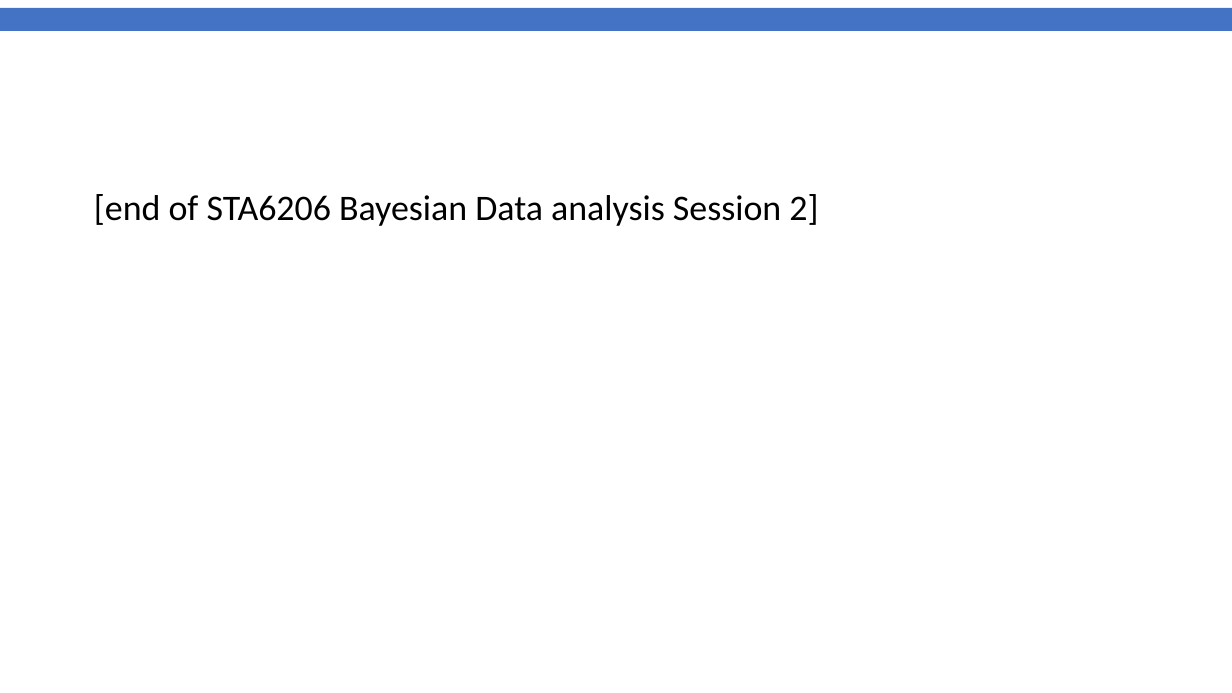
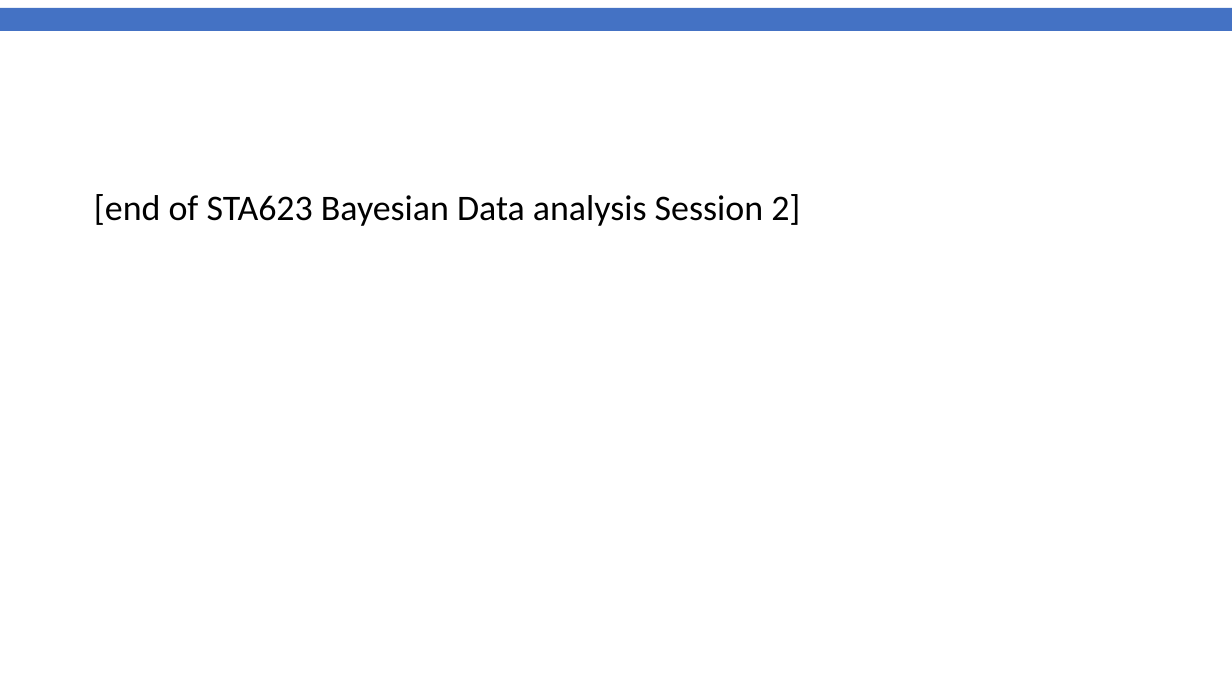
Before and after one commit to gitMarcH/UNIMA_STA623, a slide deck: slide 79 of Chanco_STA623_BDA_2022_Henrion_Session2.pptx (slide 83 before the commit). Drawn at 1232x693 pixels with LibreOffice and Linux fonts; fonts in the diff are those of the drawing; background and template pictures are left out. Boxes give left, top, right and bottom in pixels: in the first picture for what was removed or moved away, otherwise in the second. Text is boxed around its words. In the diff, an @@ line names an element or a change of style, - is before the commit and + after.

Commit message:
Sessions 1 & 2 update

```diff
--- a/Chanco_STA623_BDA_2022_Henrion_Session2.pptx
+++ b/Chanco_STA623_BDA_2022_Henrion_Session2.pptx
@@ text at box(94, 194, 800, 226): text changed @@
-[end of STA6206 Bayesian Data analysis Session 2]
+[end of STA623 Bayesian Data analysis Session 2]
```
Also in this commit, not shown: 4 other slides changed, 2 slides added, 6 slides removed, 1 other file.
